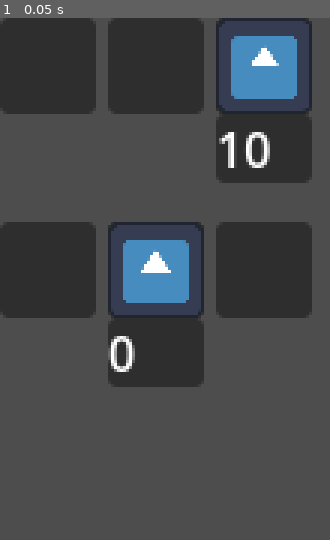
Above: before the commit, frame 1.
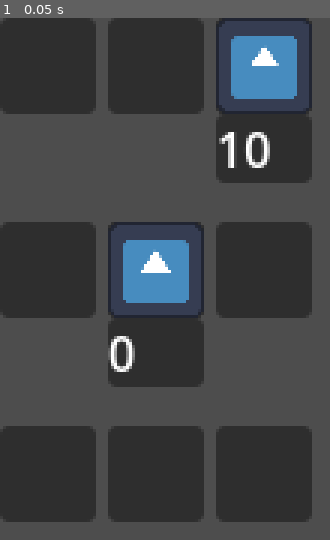
Above: after the commit, the same moment.

Repository: blivi0/Balancer
Game: Godot game, scene res://scenes/test/test_slots.tscn
Two runs of this game, one before a commit and one after it. Both use one fixed random seed, a clock stepped at 60 frames per second and the inputs below. The project has no main scene, so this scene is started directly. The engine's default icon, where the game draws it, is replaced by a stand-in: a white triangle on a blue panel in a dark square.
Inputs:
- Up to frame 1 (0.05 s): no input

The runs differ from the first frame. In frame 1, 16% of the frame differs, in the area x 0-95%, y 78-97%.

Commit message:
Simple prototype

Diff:
--- /dev/null
+++ b/scenes/game.gd
@@ -0,0 +1,12 @@
+extends Control
+
+@onready var left_inventory: Inventory = $HBoxContainer/LeftInventory
+@onready var right_inventory: Inventory = $HBoxContainer/RightInventory
+
+func _ready() -> void:
+	left_inventory.inventory_changed.connect(on_inventory_changed)
+	right_inventory.inventory_changed.connect(on_inventory_changed)
+
+func on_inventory_changed() -> void:
+	left_inventory.update_total()
+	right_inventory.update_total()
--- a/scenes/game.tscn
+++ b/scenes/game.tscn
@@ -1,3 +1,71 @@
-[gd_scene format=3 uid="uid://3m2amnmp0x3c"]
+[gd_scene load_steps=9 format=3 uid="uid://3m2amnmp0x3c"]
 
-[node name="Game" type="Node"]
+[ext_resource type="Script" path="res://scenes/game.gd" id="1_rse5h"]
+[ext_resource type="PackedScene" uid="uid://b178oc644nu6t" path="res://scenes/inventory.tscn" id="1_ueqdo"]
+[ext_resource type="Script" path="res://scripts/resources/slot_item_resource.gd" id="2_wlug0"]
+[ext_resource type="Texture2D" uid="uid://ceomsqy5wdtja" path="res://icon.svg" id="3_rhkk0"]
+[ext_resource type="Resource" uid="uid://cthfs3lq4ecd" path="res://resources/float_effect_resource.tres" id="5_61ds7"]
+
+[sub_resource type="Resource" id="Resource_7mpk5"]
+script = ExtResource("2_wlug0")
+texture = ExtResource("3_rhkk0")
+weight = 10
+
+[sub_resource type="PlaceholderTexture2D" id="PlaceholderTexture2D_v3ylr"]
+
+[sub_resource type="Resource" id="Resource_ay3et"]
+script = ExtResource("2_wlug0")
+texture = ExtResource("3_rhkk0")
+weight = 20
+
+[node name="Game" type="Control"]
+layout_mode = 3
+anchors_preset = 15
+anchor_right = 1.0
+anchor_bottom = 1.0
+grow_horizontal = 2
+grow_vertical = 2
+script = ExtResource("1_rse5h")
+
+[node name="HBoxContainer" type="HBoxContainer" parent="."]
+layout_mode = 1
+anchors_preset = 8
+anchor_left = 0.5
+anchor_top = 0.5
+anchor_right = 0.5
+anchor_bottom = 0.5
+offset_left = -136.5
+offset_top = -113.5
+offset_right = 136.5
+offset_bottom = 113.5
+grow_horizontal = 2
+grow_vertical = 2
+theme_override_constants/separation = 32
+
+[node name="LeftInventory" parent="HBoxContainer" instance=ExtResource("1_ueqdo")]
+layout_mode = 2
+
+[node name="SlotItem" parent="HBoxContainer/LeftInventory/SlotGrid/Slot" index="1"]
+item = SubResource("Resource_7mpk5")
+
+[node name="Divider" type="TextureRect" parent="HBoxContainer"]
+layout_mode = 2
+texture = SubResource("PlaceholderTexture2D_v3ylr")
+
+[node name="RightInventory" parent="HBoxContainer" instance=ExtResource("1_ueqdo")]
+layout_mode = 2
+
+[node name="Slot5" parent="HBoxContainer/RightInventory/SlotGrid" index="4"]
+modulate = Color(0, 1, 0, 1)
+
+[node name="SlotEffect" parent="HBoxContainer/RightInventory/SlotGrid/Slot5" index="0"]
+effect = ExtResource("5_61ds7")
+
+[node name="SlotItem" parent="HBoxContainer/RightInventory/SlotGrid/Slot7" index="1"]
+item = SubResource("Resource_ay3et")
+
+[editable path="HBoxContainer/LeftInventory"]
+[editable path="HBoxContainer/LeftInventory/SlotGrid/Slot"]
+[editable path="HBoxContainer/RightInventory"]
+[editable path="HBoxContainer/RightInventory/SlotGrid/Slot5"]
+[editable path="HBoxContainer/RightInventory/SlotGrid/Slot7"]
--- a/scenes/inventory.gd
+++ b/scenes/inventory.gd
@@ -1,4 +1,17 @@
-extends GridContainer
+extends VBoxContainer
+class_name Inventory
 
-func get_weight() -> int:
-	return 0
+@onready var slot_grid: SlotGrid = $SlotGrid
+@onready var label: Label = $Label
+
+signal inventory_changed
+
+func _ready() -> void:
+	update_total()
+	slot_grid.grid_changed.connect(on_grid_changed)
+
+func update_total() -> void:
+	label.text = str(slot_grid.get_total_weight())
+
+func on_grid_changed() -> void:
+	inventory_changed.emit()
--- a/scenes/inventory.tscn
+++ b/scenes/inventory.tscn
@@ -1,7 +1,49 @@
-[gd_scene load_steps=2 format=3 uid="uid://c7toce147ilqu"]
+[gd_scene load_steps=4 format=3 uid="uid://b178oc644nu6t"]
 
+[ext_resource type="PackedScene" uid="uid://c7toce147ilqu" path="res://scenes/slots/slot_grid.tscn" id="1_k6q2a"]
 [ext_resource type="Script" path="res://scenes/inventory.gd" id="1_lv1xs"]
+[ext_resource type="PackedScene" uid="uid://dvdcr6yw64lg1" path="res://scenes/slots/slot.tscn" id="2_mbds4"]
 
-[node name="Inventory" type="GridContainer"]
-columns = 3
+[node name="Inventory" type="VBoxContainer"]
+anchors_preset = 15
+anchor_right = 1.0
+anchor_bottom = 1.0
+grow_horizontal = 2
+grow_vertical = 2
 script = ExtResource("1_lv1xs")
+
+[node name="SlotGrid" parent="." instance=ExtResource("1_k6q2a")]
+layout_mode = 2
+
+[node name="Slot" parent="SlotGrid" instance=ExtResource("2_mbds4")]
+layout_mode = 2
+
+[node name="Slot2" parent="SlotGrid" instance=ExtResource("2_mbds4")]
+layout_mode = 2
+
+[node name="Slot3" parent="SlotGrid" instance=ExtResource("2_mbds4")]
+layout_mode = 2
+
+[node name="Slot4" parent="SlotGrid" instance=ExtResource("2_mbds4")]
+layout_mode = 2
+
+[node name="Slot5" parent="SlotGrid" instance=ExtResource("2_mbds4")]
+layout_mode = 2
+
+[node name="Slot6" parent="SlotGrid" instance=ExtResource("2_mbds4")]
+layout_mode = 2
+
+[node name="Slot7" parent="SlotGrid" instance=ExtResource("2_mbds4")]
+layout_mode = 2
+
+[node name="Slot8" parent="SlotGrid" instance=ExtResource("2_mbds4")]
+layout_mode = 2
+
+[node name="Slot9" parent="SlotGrid" instance=ExtResource("2_mbds4")]
+layout_mode = 2
+
+[node name="Label" type="Label" parent="."]
+layout_mode = 2
+size_flags_horizontal = 0
+text = "0
+"
--- a/scenes/slots/slot.gd
+++ b/scenes/slots/slot.gd
@@ -3,6 +3,8 @@
 
 @onready var slot_effect: SlotEffect = $SlotEffect
 @onready var slot_item: SlotItem = $SlotItem
+
+signal slot_changed
 
 func _ready() -> void:
 	slot_effect.item_dropped.connect(on_item_dropped)
@@ -13,6 +15,11 @@
 	var temp = slot_item.item
 	set_item(new_slot.slot_item.item)
 	new_slot.set_item(temp)
+	slot_changed.emit()
 
 func set_item(item: SlotItemResource) -> void:
 	slot_item.set_item(item, slot_effect.effect)
+
+func get_weight() -> int:
+	var weight := slot_item.get_weight()
+	return slot_effect.effect.apply_effect(weight)
--- /dev/null
+++ b/scenes/slots/slot_grid.gd
@@ -0,0 +1,23 @@
+extends GridContainer
+class_name SlotGrid
+
+var slots: Array[Slot]
+
+signal grid_changed
+
+func _ready() -> void:
+	slots = []
+	var children = get_children()
+	for child in children:
+		var slot = child as Slot
+		slot.slot_changed.connect(on_slot_changed)
+		slots.append(slot)
+
+func on_slot_changed() -> void:
+	grid_changed.emit()
+
+func get_total_weight() -> int:
+	var total_weight := 0
+	for slot in slots:
+		total_weight += slot.get_weight()
+	return total_weight
--- /dev/null
+++ b/scenes/slots/slot_grid.tscn
@@ -0,0 +1,7 @@
+[gd_scene load_steps=2 format=3 uid="uid://c7toce147ilqu"]
+
+[ext_resource type="Script" path="res://scenes/slots/slot_grid.gd" id="1_lv1xs"]
+
+[node name="SlotGrid" type="GridContainer"]
+columns = 3
+script = ExtResource("1_lv1xs")
--- a/scenes/slots/slot_item.gd
+++ b/scenes/slots/slot_item.gd
@@ -32,3 +32,9 @@
 		show()
 	else:
 		hide()
+
+func get_weight() -> int:
+	if item:
+		return item.weight
+	else:
+		return 0
--- a/scenes/test/test_slots.tscn
+++ b/scenes/test/test_slots.tscn
@@ -1,6 +1,6 @@
 [gd_scene load_steps=8 format=3 uid="uid://dwagge7ilxm17"]
 
-[ext_resource type="PackedScene" uid="uid://c7toce147ilqu" path="res://scenes/inventory.tscn" id="1_3b60l"]
+[ext_resource type="PackedScene" uid="uid://c7toce147ilqu" path="res://scenes/slots/slot_grid.tscn" id="1_3b60l"]
 [ext_resource type="PackedScene" uid="uid://dvdcr6yw64lg1" path="res://scenes/slots/slot.tscn" id="1_hmcxb"]
 [ext_resource type="Script" path="res://scripts/resources/slot_item_resource.gd" id="2_6imw3"]
 [ext_resource type="Texture2D" uid="uid://ceomsqy5wdtja" path="res://icon.svg" id="3_kr6js"]
@@ -44,6 +44,9 @@
 [node name="Slot4" parent="Control/Inventory" instance=ExtResource("1_hmcxb")]
 layout_mode = 2
 
+[node name="SlotEffect" parent="Control/Inventory/Slot4" index="0"]
+effect = ExtResource("5_03a0p")
+
 [node name="Slot5" parent="Control/Inventory" instance=ExtResource("1_hmcxb")]
 layout_mode = 2
 
@@ -56,5 +59,15 @@
 [node name="Slot6" parent="Control/Inventory" instance=ExtResource("1_hmcxb")]
 layout_mode = 2
 
+[node name="Slot7" parent="Control/Inventory" instance=ExtResource("1_hmcxb")]
+layout_mode = 2
+
+[node name="Slot8" parent="Control/Inventory" instance=ExtResource("1_hmcxb")]
+layout_mode = 2
+
+[node name="Slot9" parent="Control/Inventory" instance=ExtResource("1_hmcxb")]
+layout_mode = 2
+
 [editable path="Control/Inventory/Slot3"]
+[editable path="Control/Inventory/Slot4"]
 [editable path="Control/Inventory/Slot5"]
--- a/scripts/resources/float_effect.gd
+++ b/scripts/resources/float_effect.gd
@@ -1,5 +1,5 @@
 extends SlotEffectResource
 class_name FloatEffect
 
-func apply_effect(weight: int) -> int:
+func apply_effect(_weight: int) -> int:
 	return 0
